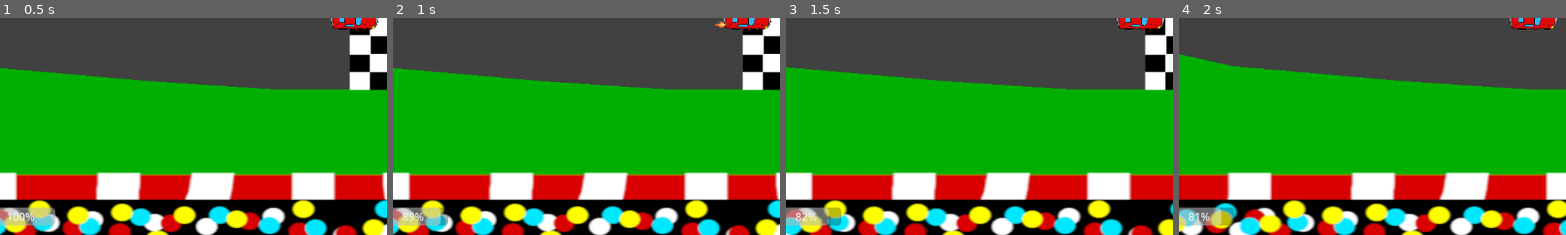
Above: before the commit, frames 1-4 (left to right).
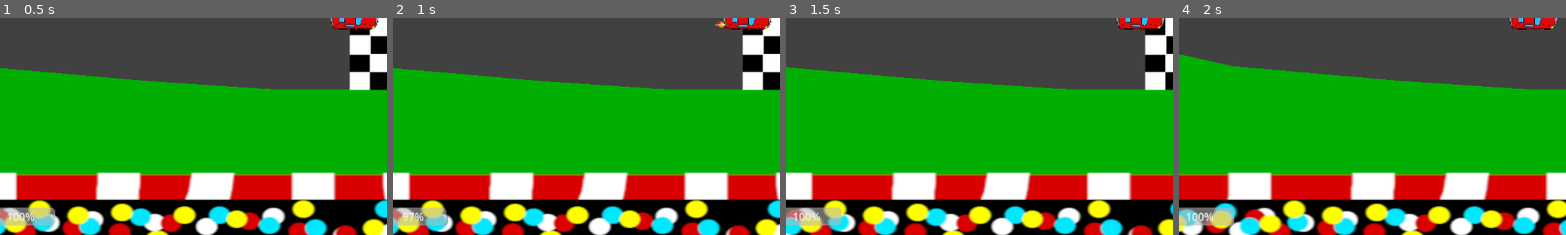
Above: after the commit, the same moments.

Repository: gnol-on-the-beat/Mario-kart-test
Game: Godot game, scene res://levesl/game level.tscn
Same seed, same stepped clock (60 frames per second), same inputs: the game is played once before the commit and once after it.
Inputs:
- Up to frame 1 (0.5 s): no input
- Up to frame 2 (1 s): tap Enter (refill turbo, bound only after the commit) at 0.5, 0.8 s; hold D (turn_right) from 0.53 s (still down); hold Shift (turbo) from 0.53 s (still down)
- Up to frame 3 (1.5 s): tap Space (drift) at 1.25 s; release D (turn_right) at 1.28 s; release Shift (turbo) at 1.28 s; hold S (brake) from 1.28 s (still down); tap Enter (refill turbo, bound only after the commit) at 1.35 s
- Up to frame 4 (2 s): keep holding S (brake); tap Shift (turbo) at 1.55 s
The pictures show only the part of the screen within x 4-54%, y 50-100%; the shares and areas given below are measured in that part.

Frame 1 is identical in both runs. In frame 2, 0.2% of the frame differs, in the area x 2-14%, y 87-96%; in frame 3, 0.4%; in frame 4, 0.5%, in the area x 2-15%, y 87-96%.

Commit message:
added turbo refill debug tool (enter)

Diff:
--- a/bil test/art/control.gd
+++ b/bil test/art/control.gd
@@ -75,6 +75,11 @@
 		turbo_is_on = false
 		$CarSprite.texture = car_sprite
 
+	#turbo debug
+	if Input.is_action_pressed("refill turbo"):
+		turbo_fuel = 1
+		fuel_changed.emit(turbo_fuel)
+
 
 func calculate_steering(delta):
 	#Find the wheel positions
--- a/bil test/project.godot
+++ b/bil test/project.godot
@@ -52,6 +52,11 @@
 "events": [Object(InputEventKey,"resource_local_to_scene":false,"resource_name":"","device":-1,"window_id":0,"alt_press …(182 unchanged characters)…
 ]
 }
+"refill turbo"={
+"deadzone": 0.5,
+"events": [Object(InputEventKey,"resource_local_to_scene":false,"resource_name":"","device":-1,"window_id":0,"alt_pressed":false,"shift_pressed":false,"ctrl_pressed":false,"meta_pressed":false,"pressed":false,"keycode":0,"physical_keycode":4194309,"key_label":0,"unicode":0,"echo":false,"script":null)
+]
+}
 
 [rendering]
 
Not shown, changed: bil test/export_presets.cfg
